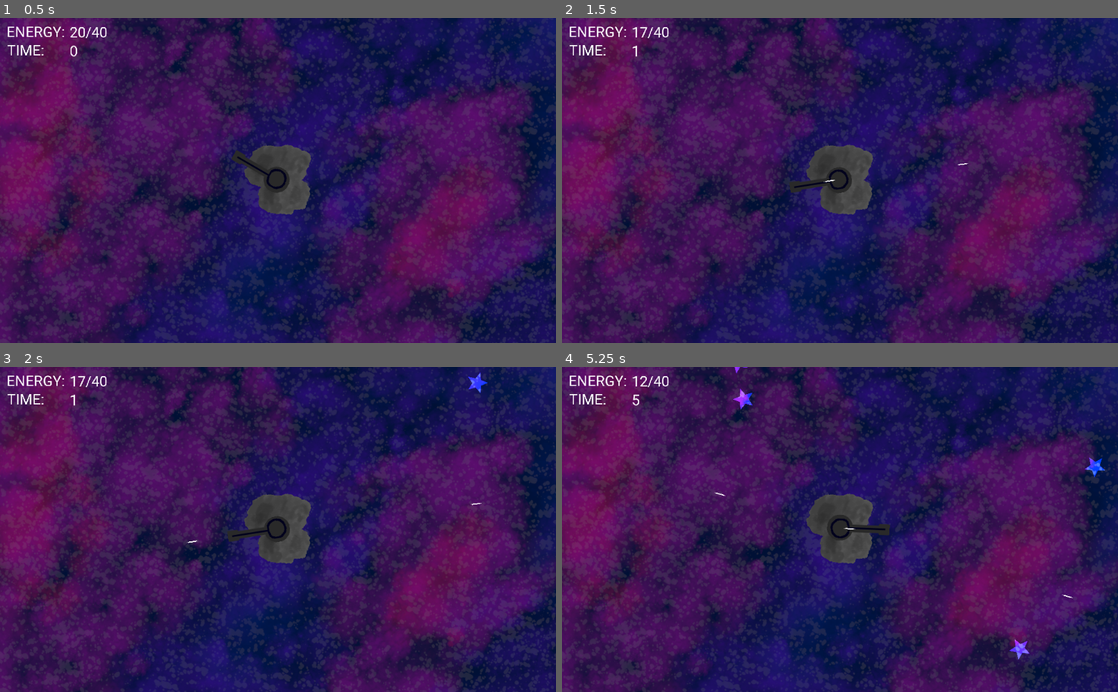
Above: before the commit, frames 1-4 (two rows, left to right).
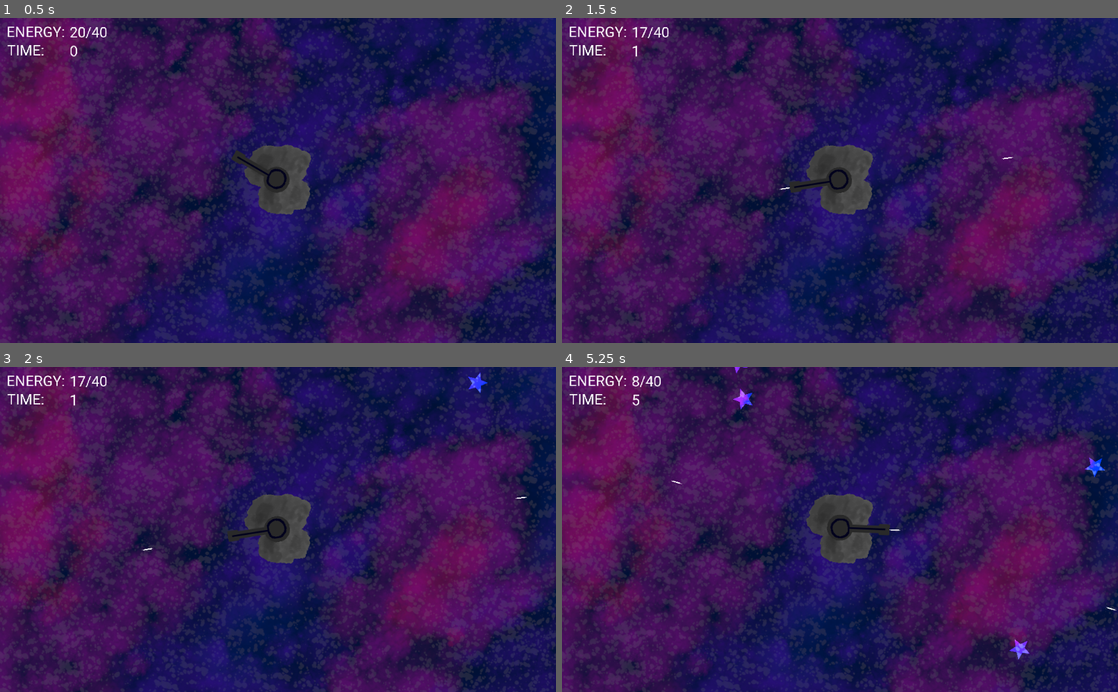
Above: after the commit, the same moments.

Repository: Aroweeri/star_shooter
Game: Godot game, scene res://Node2D.tscn
The game is run twice, just before and just after one commit, with the same random seed, the same clock (stepped at 60 frames per second) and the same inputs.
Inputs (mouse positions are in pixels of both pictures, inside the frame that each line leads up to):
- Up to frame 1 (0.5 s): no input
- Up to frame 2 (1.5 s): tap Enter at 0.5 s; move the mouse to (962, 164) at 0.52 s; click (962, 164) at 0.67 s; move the mouse to (728, 196) at 1.27 s; click (728, 196) at 1.42 s
- Up to frame 3 (2 s): no input
- Up to frame 4 (5.25 s): move the mouse to (895, 458) at 2.02 s; click (895, 458) at 2.17 s; move the mouse to (812, 594) at 2.77 s; click (812, 594) at 2.92 s; move the mouse to (1006, 578) at 3.52 s; click (1006, 578) at 3.67 s; move the mouse to (673, 480) at 4.27 s; click (673, 480) at 4.42 s; move the mouse to (867, 529) at 5.02 s; click (867, 529) at 5.17 s

Frame 1 is identical in both runs. In frame 2, less than 0.1% of the frame differs, in the area x 39-82%, y 42-53%; in frame 3, less than 0.1%; in frame 4, 0.2%, in the area x 12-100%, y 2-75%.

Commit message:
Fix error in terminal.

Diff:
--- a/star_shooter/gun.gd
+++ b/star_shooter/gun.gd
@@ -23,7 +23,7 @@
 		if event.button_index == BUTTON_LEFT and event.pressed:
 			var bulletscene = load("res://KinematicBody2D_bullet.tscn")
 			var bullet = bulletscene.instance()
-			bullet.get_node("bullet").look_at(get_global_mouse_position())
+			bullet.rotation = global_rotation + PI/2
 			bullet.position = get_parent().get_node("muzzle").global_position
 			bullet.set_velocity(Vector2(0,-7).rotated(global_rotation))
 			bullet.connect("starDestroyed", self, "_starDestroyed")
